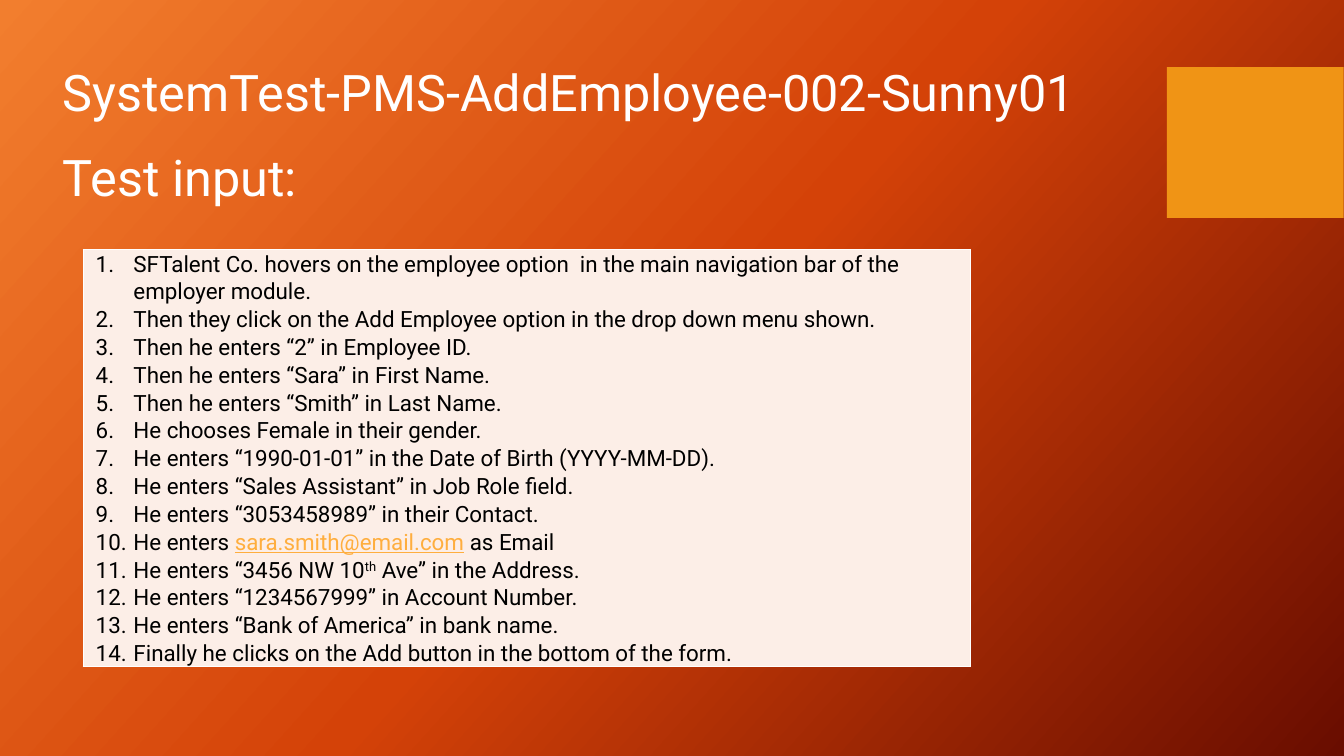
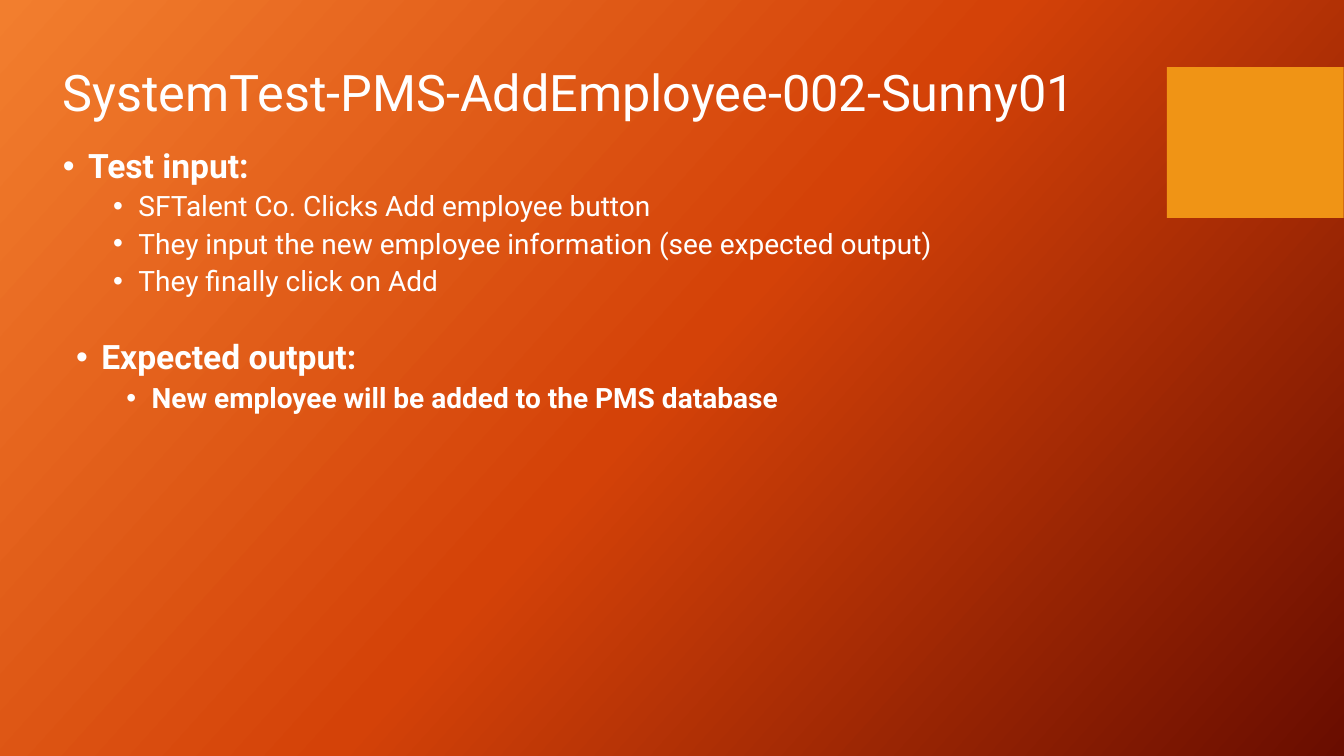
Before and after one commit to zzzzakhar/CEN4072-Team-1, a slide deck: slide 13 of Presentation1.pptx. Drawn at 1344x756 pixels with LibreOffice and Linux fonts; fonts in the diff are those of the drawing; background and template pictures are left out. Boxes give left, top, right and bottom in pixels: in the first picture for what was removed or moved away, otherwise in the second. Text is boxed around its words. In the diff, an @@ line names an element or a change of style, - is before the commit and + after.

Commit message:
more changes to ppt

```diff
--- a/Presentation1.pptx
+++ b/Presentation1.pptx
@@ text removed at box(63, 159, 297, 207) @@
-Test input:
@@ text added at box(88, 153, 932, 297), 20 pt, text #FFFFFF @@
+• Test input:
+  • SFTalent Co. Clicks Add employee button
+  • They input the new employee information (see expected output)
+  • They finally click on Add
@@ table removed at box(83, 250, 971, 680), 1 rows, 1 columns @@
-SFTalent Co. hovers on the employee option in the main navigation bar of the employer module. / Then they click on the Add Employee option in the drop down menu shown. / Then he enters “2” in Employee ID. / Then he enters “Sara” in First Name. / Then he enters “Smith” in Last Name. / He chooses Female in their gender. / He enters “1990-01-01” in the Date of Birth (YYYY-MM-DD). / He enters “Sales Assistant” in Job Role field. / He enters “3053458989” in their Contact. / He enters sara.smith@email.com as Email / He enters “3456 NW 10th Ave” in the Address. / He enters “1234567999” in Account Number. / He enters “Bank of America” in bank name. / Finally he clicks on the Add button in the bottom of the form.
@@ text added at box(101, 343, 778, 414), 20 pt, text #FFFFFF, bold @@
+• Expected output:
+  • New employee will be added to the PMS database
```
